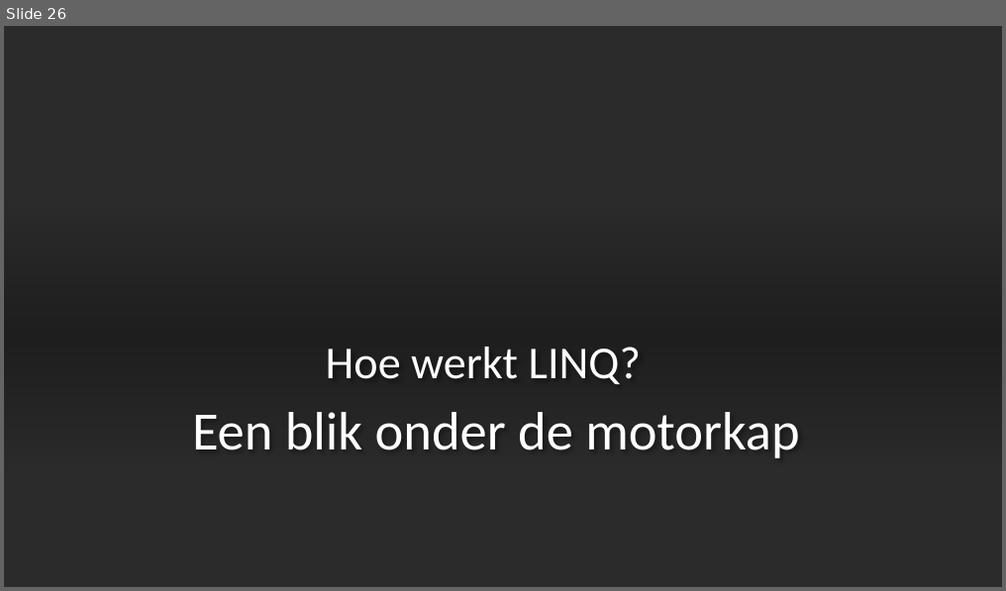
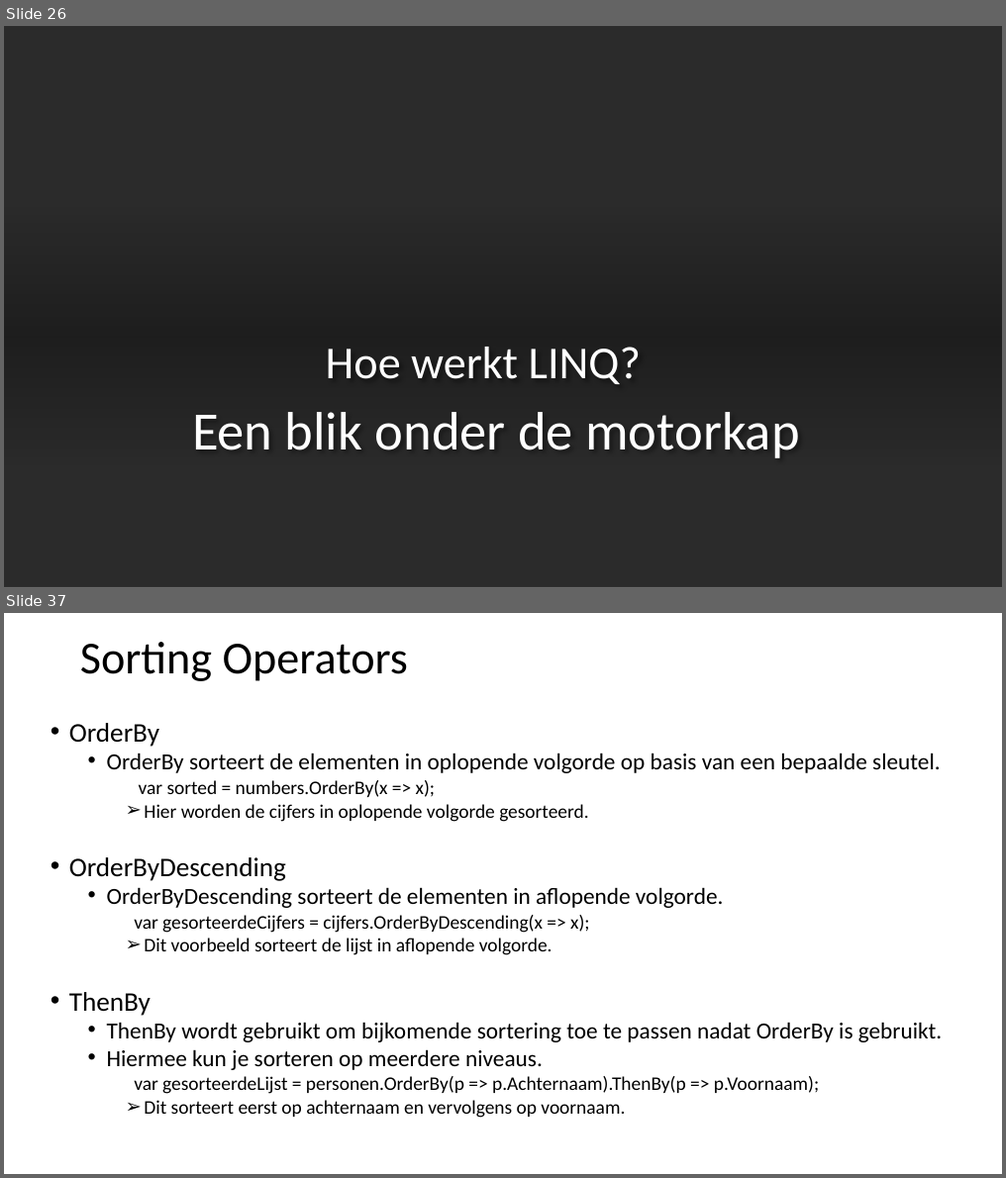
Before and after one commit to Fleximinded/SyntraAB.2024, a slide deck: !Documents/CSharp-LINQ.pptx. Shown one above the other, each under a label of ours: slide 26 before the commit, slides 26 and 37 after it; the slides between them are not shown. The pictures are 1006x591 and 1006x1178 pixels, drawn with LibreOffice and Linux fonts; fonts in the diff are those of the drawing; background and template pictures are left out; a plain dark background stands for a picture behind light text. Boxes give left, top, right and bottom in pixels: in the first picture for what was removed or moved away, otherwise in the second. Text is boxed around its words. In the diff, an @@ line names an element or a change of style, - is before the commit and + after.

```diff
--- a/!Documents/CSharp-LINQ.pptx
+++ b/!Documents/CSharp-LINQ.pptx
@@ slide 37 added at (4, 613, 1002, 1174), background #FFFFFF @@
@@ title added at (80, 642, 408, 681), 44 pt, text #000000 @@
+Sorting Operators
@@ text added at (69, 723, 942, 1118), 18.5 pt, text #000000 @@
+• OrderBy
+  • OrderBy sorteert de elementen in oplopende volgorde op basis van een bepaalde sleutel.
+    var sorted = numbers.OrderBy(x => x);
+    ➢ Hier worden de cijfers in oplopende volgorde gesorteerd.
+• OrderByDescending
+  • OrderByDescending sorteert de elementen in aflopende volgorde.
+    var gesorteerdeCijfers = cijfers.OrderByDescending(x => x);
+    ➢ Dit voorbeeld sorteert de lijst in aflopende volgorde.
+• ThenBy
+  • ThenBy wordt gebruikt om bijkomende sortering toe te passen nadat OrderBy is gebruikt.
+  • Hiermee kun je sorteren op meerdere niveaus.
+    var gesorteerdeLijst = personen.OrderBy(p => p.Achternaam).ThenBy(p => p.Voornaam);
+    ➢ Dit sorteert eerst op achternaam en vervolgens op voornaam.
```
Also in this commit, not shown: 17 other slides added, 1 slide removed, 11 other files.
